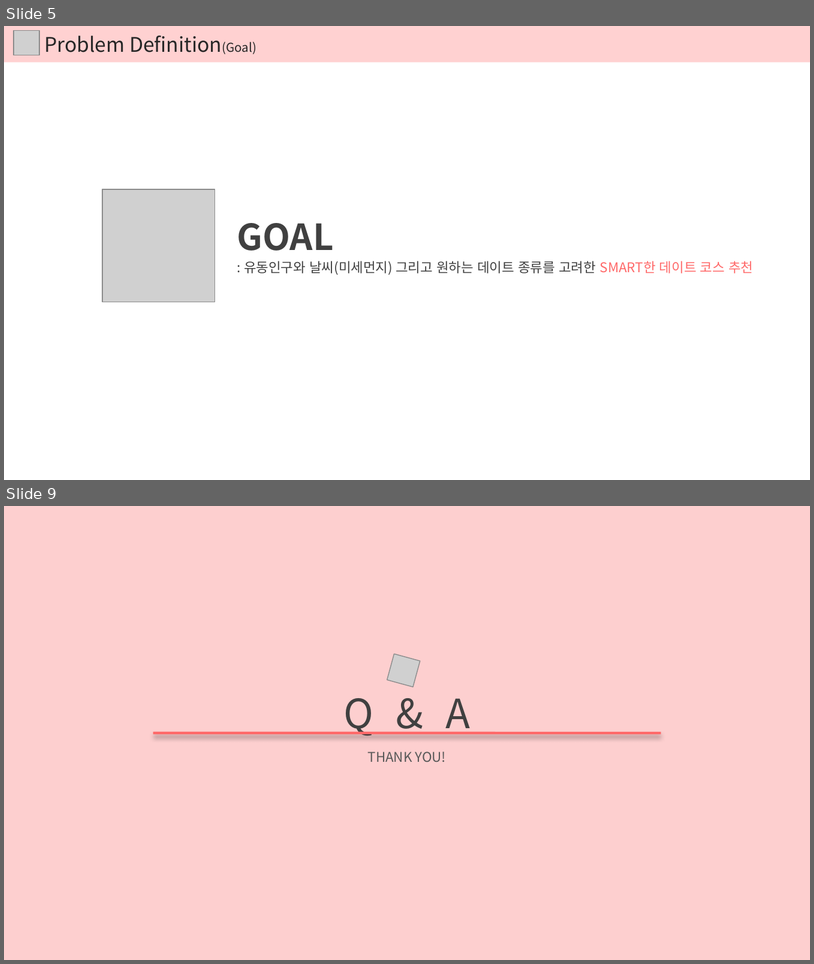
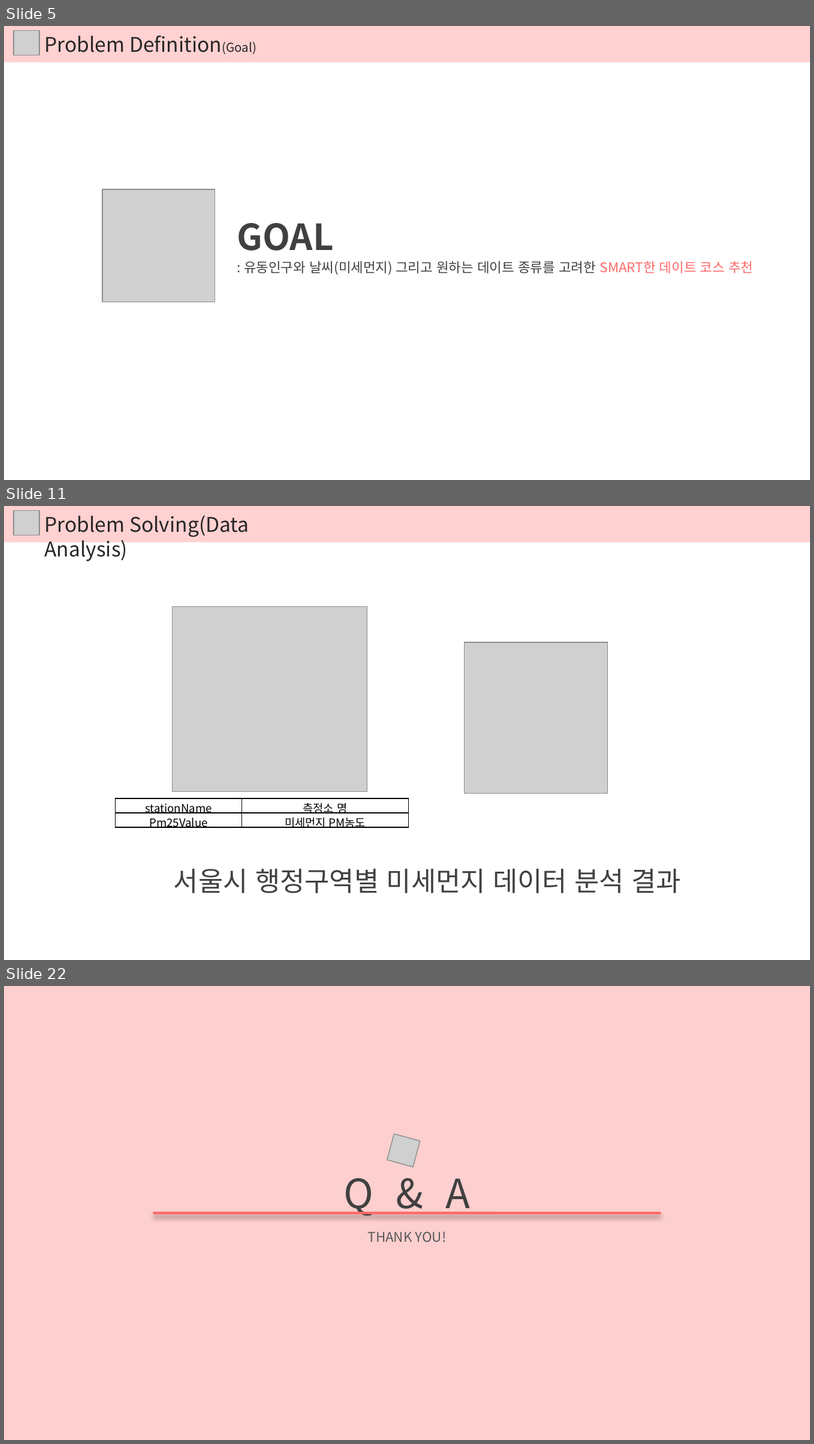
Before and after one commit to DokyeongKwon/DataStructureDesign-2018-2, a slide deck: 02. Problem Solving/서울 데이트 코스 추천 Problem Solving.pptx. Shown one above the other, each under a label of ours: slides 5 and 9 before the commit, slides 5, 11 and 22 after it; the slides between them are not shown. The pictures are 814x964 and 814x1444 pixels, drawn with LibreOffice and Linux fonts; fonts in the diff are those of the drawing; grey boxes stand for pictures; background and template pictures are left out. Boxes give left, top, right and bottom in pixels: in the first picture for what was removed or moved away, otherwise in the second. Text is boxed around its words. In the diff, an @@ line names an element or a change of style, - is before the commit and + after.

Commit message:
Problem Solving_Ver1.1
Problem Solving 문서 업데이트 자료

```diff
--- a/02. Problem Solving/서울 데이트 코스 추천 Problem Solving.pptx
+++ b/02. Problem Solving/서울 데이트 코스 추천 Problem Solving.pptx
@@ slide 11 added at box(4, 506, 810, 960), background #FFFFFF @@
@@ rectangle added at box(4, 506, 810, 542), fill #FFD1D1 @@
@@ picture added at box(14, 511, 39, 536) @@
@@ text added at box(44, 515, 249, 561), 18 pt, text #262626 @@
+Problem Solving(Data Analysis)
@@ picture added at box(173, 606, 368, 790) @@
@@ picture added at box(464, 642, 608, 794) @@
@@ table added at box(115, 798, 409, 830), 2 rows, 2 columns @@
+stationName | 측정소 명
+Pm25Value | 미세먼지 PM농도
@@ text added at box(174, 868, 681, 893), 24 pt, text #404040 @@
+서울시 행정구역별 미세먼지 데이터 분석 결과
@@ what was slide 9 is now slide 22 @@
```
Also in this commit, not shown: 3 slides changed, 13 other slides added, 1 slide removed, 2 other files.
